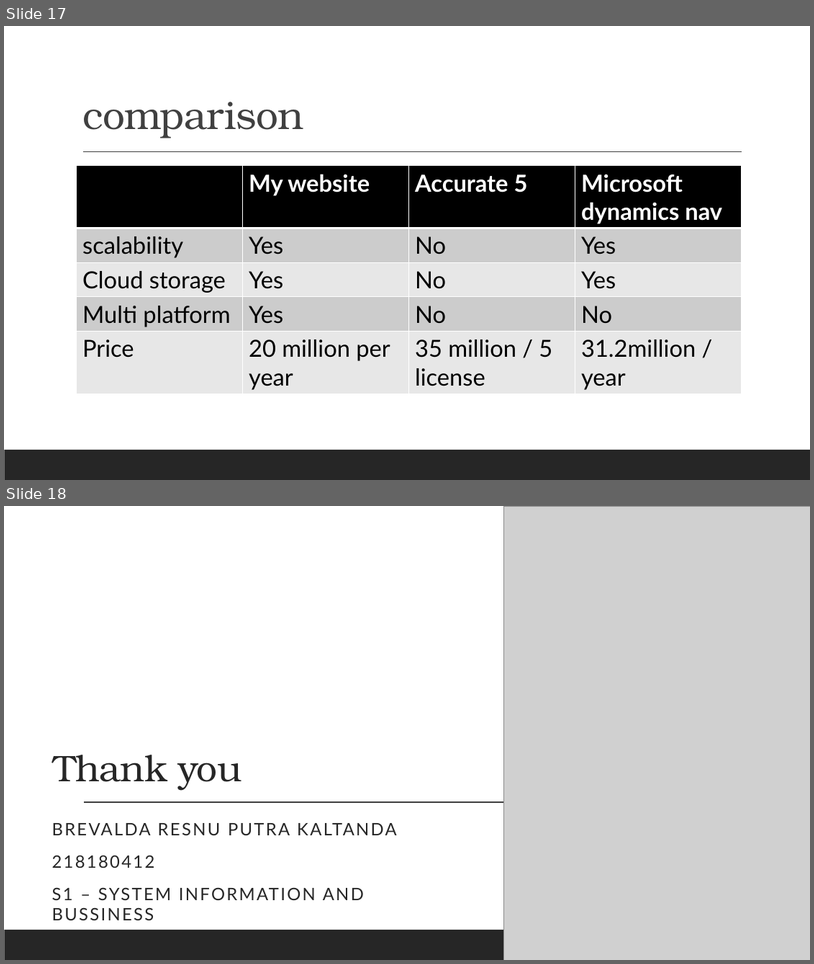
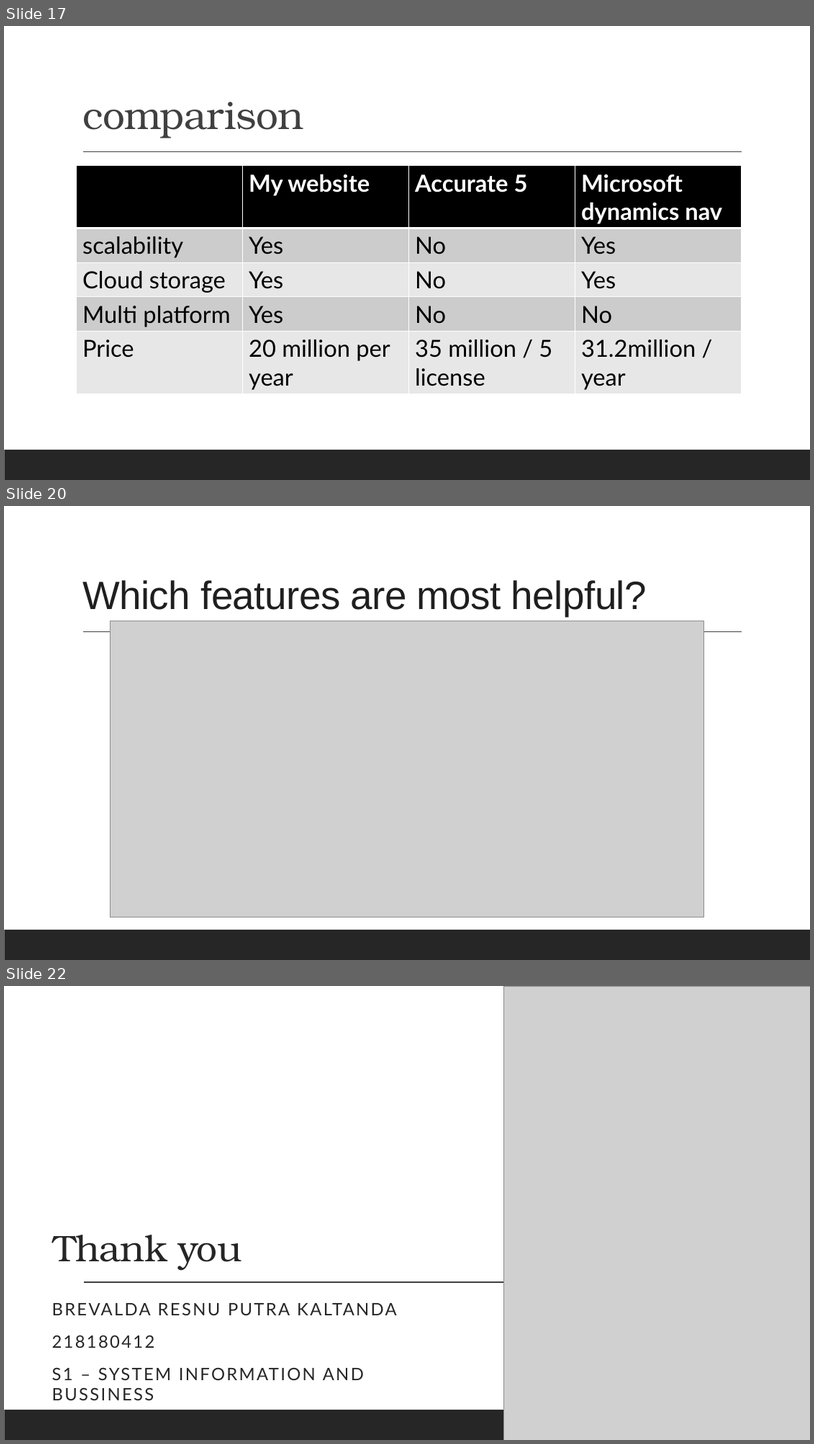
Before and after one commit to Brevalda1/financebrevaldabaru, a slide deck: perbaikanONLINE COMPANY EXPENSE RECORDING WEBSITE BASED ON MULTI-COMPANY.pptx. Shown one above the other, each under a label of ours: slides 17 and 18 before the commit, slides 17, 20 and 22 after it; the slides between them are not shown. The pictures are 814x964 and 814x1444 pixels, drawn with LibreOffice and Linux fonts; fonts in the diff are those of the drawing; grey boxes stand for pictures. Boxes give left, top, right and bottom in pixels: in the first picture for what was removed or moved away, otherwise in the second. Text is boxed around its words. In the diff, an @@ line names an element or a change of style, - is before the commit and + after.

```diff
--- a/perbaikanONLINE COMPANY EXPENSE RECORDING WEBSITE BASED ON MULTI-COMPANY.pptx
+++ b/perbaikanONLINE COMPANY EXPENSE RECORDING WEBSITE BASED ON MULTI-COMPANY.pptx
@@ slide 20 added at (4,506,810,960), background #FFFFFF; not listed: 2 template elements that a slide beside it also shows @@
@@ title added at (82,580,647,616), 47 pt, text #1F1F1F @@
+Which features are most helpful?
@@ picture added at (110,621,705,917) @@
@@ what was slide 18 is now slide 22 @@
```
Also in this commit, not shown: 3 other slides added.
